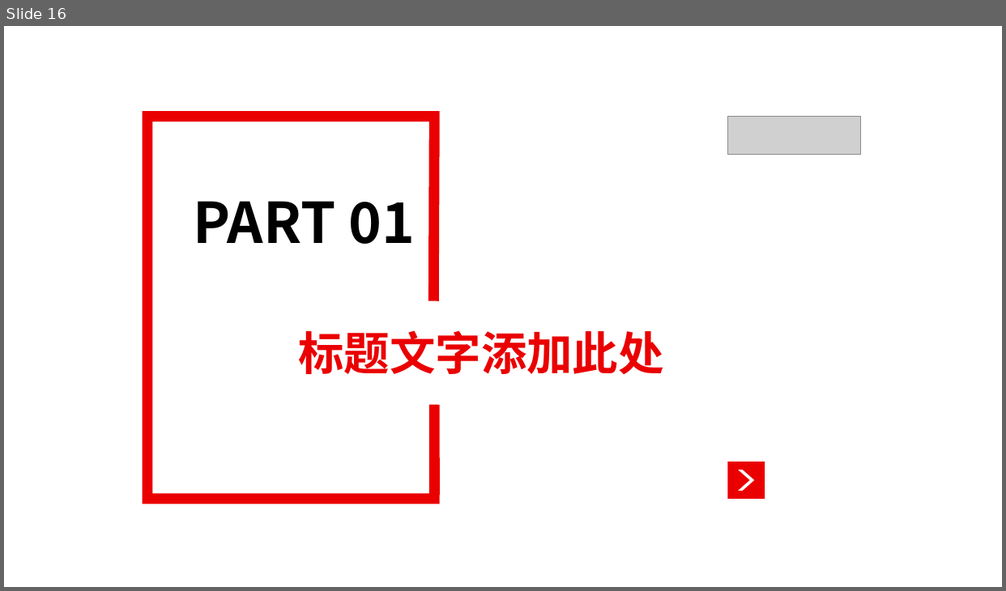
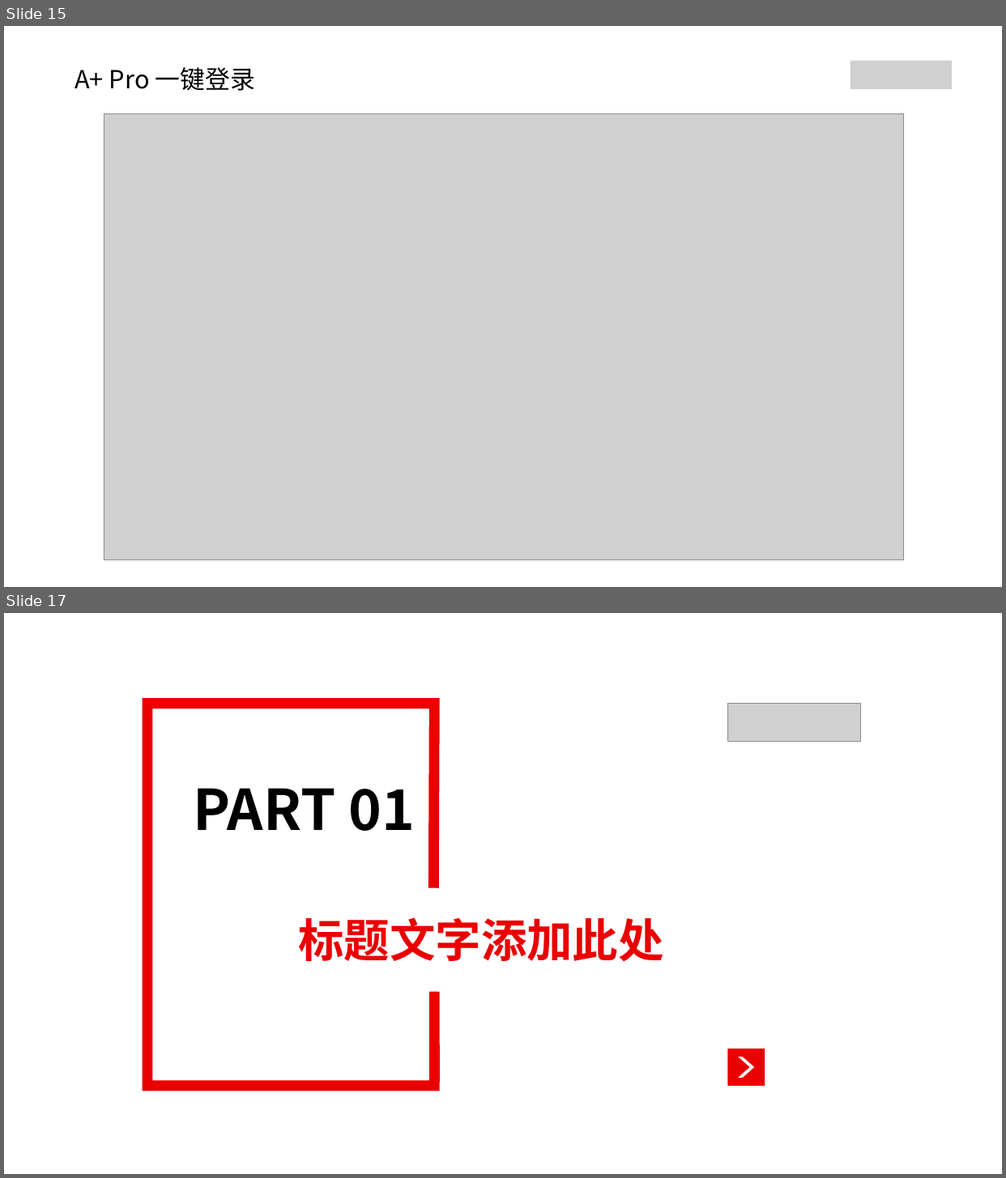
Before and after one commit to Andy888888/Mobile_Develop_Res, a slide deck: PPT/燕文强2020-2021年度述职报告.pptx. Shown one above the other, each under a label of ours: slide 16 before the commit, slides 15 and 17 after it; the slides between them are not shown. The pictures are 1006x591 and 1006x1178 pixels, drawn with LibreOffice and Linux fonts; fonts in the diff are those of the drawing; grey boxes stand for pictures. Boxes give left, top, right and bottom in pixels: in the first picture for what was removed or moved away, otherwise in the second. Text is boxed around its words. In the diff, an @@ line names an element or a change of style, - is before the commit and + after.

```diff
--- a/PPT/燕文强2020-2021年度述职报告.pptx
+++ b/PPT/燕文强2020-2021年度述职报告.pptx
@@ slide 15 added at (4, 26, 1002, 587), background #FFFFFF @@
@@ text added at (74, 67, 255, 91), 24 pt, text #000000 @@
+A+ Pro 一键登录
@@ picture added at (850, 61, 953, 89) @@
@@ picture added at (104, 113, 903, 560) @@
@@ what was slide 16 is now slide 17 @@
```
Also in this commit, not shown: 28 slides changed, 8 other slides added, 8 slides removed.
